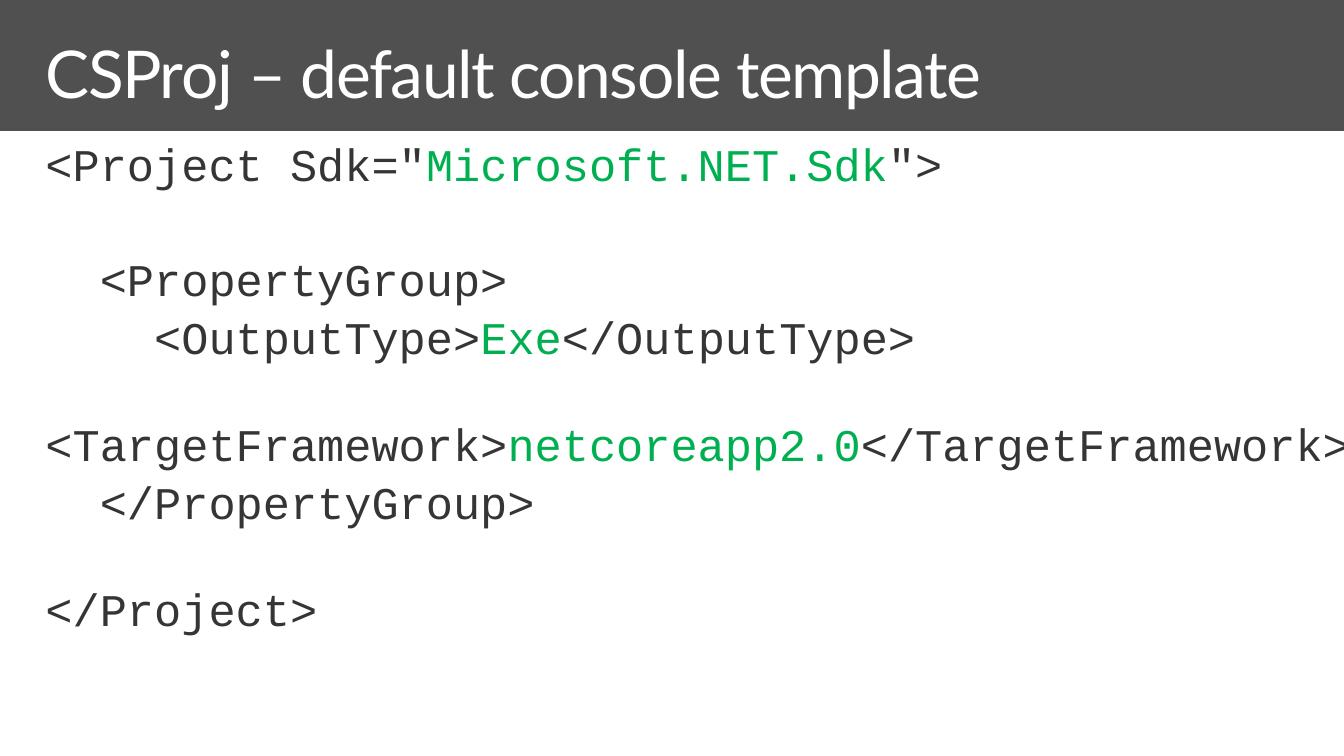
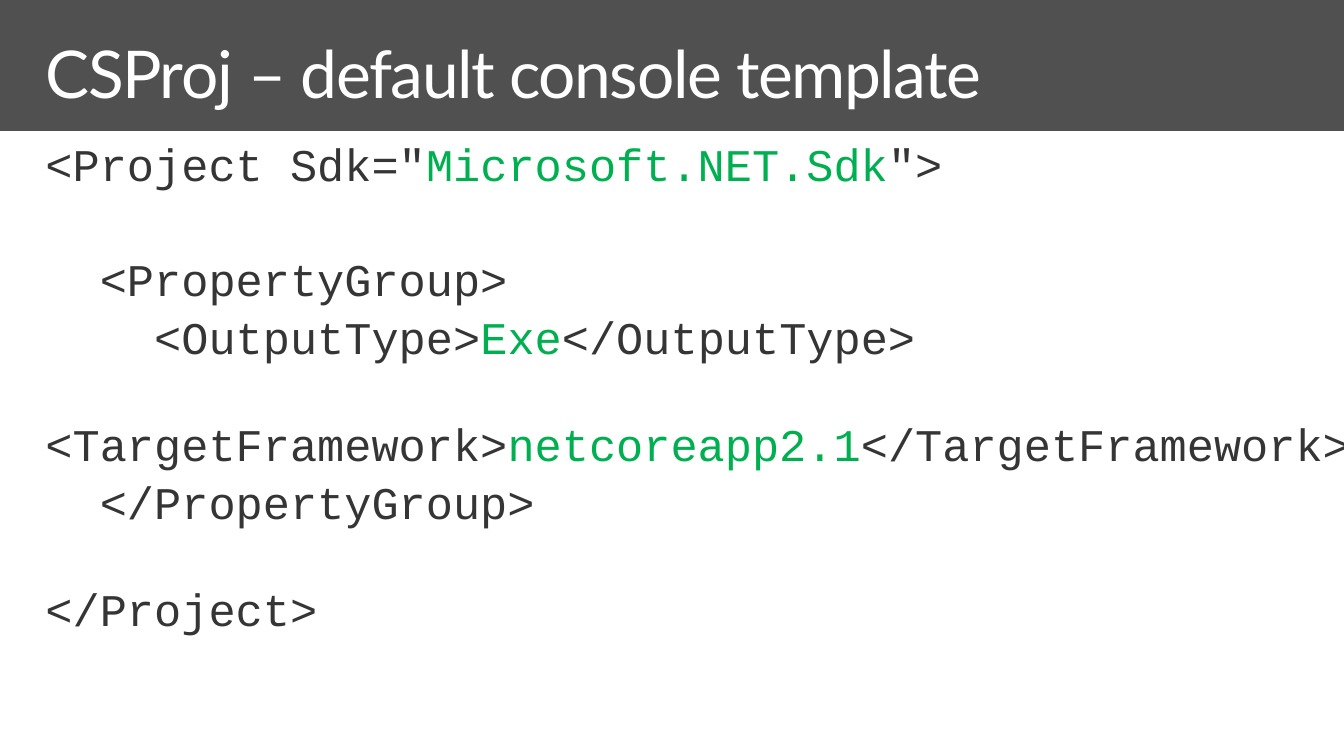
Before and after one commit to spboyer/angular-aspnetcore-workshop, a slide deck: slide 23 of docs/1-Overview-Setup-and-Getting-Started/netcore-workshop-overview-tools.pptx. Drawn at 1344x756 pixels with LibreOffice and Linux fonts; fonts in the diff are those of the drawing; background and template pictures are left out. Boxes give left, top, right and bottom in pixels: in the first picture for what was removed or moved away, otherwise in the second. Text is boxed around its words. In the diff, an @@ line names an element or a change of style, - is before the commit and + after.

```diff
--- a/docs/1-Overview-Setup-and-Getting-Started/netcore-workshop-overview-tools.pptx
+++ b/docs/1-Overview-Setup-and-Getting-Started/netcore-workshop-overview-tools.pptx
@@ text at [45,429,1344,471]: text changed @@
-<TargetFramework>netcoreapp2.0</TargetFramework>
+<TargetFramework>netcoreapp2.1</TargetFramework>
```
Also in this commit, not shown: 1 other slide changed, 1 other file.
